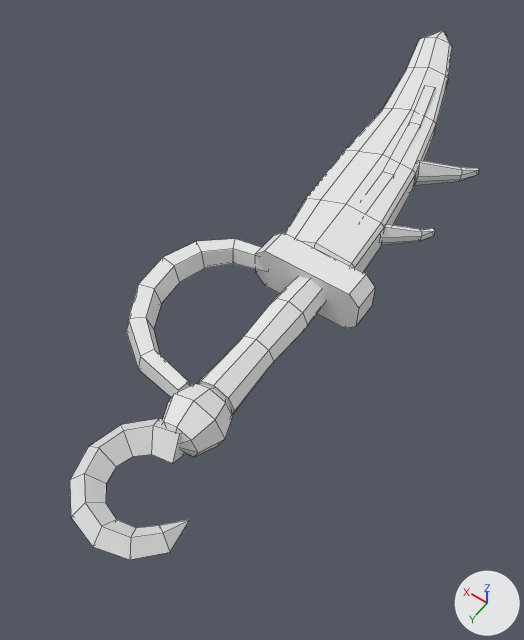
The FBX model roblox/art/weapons/dualblade_epic.fbx as it was, and as the next commit left it.
One viewpoint serves both versions: a camera (50 mm lens) standing at (-0.89, 1.41, 2.1) and looking at (0.15, -0.04, -0.17). The lights are fixed; the arrows at lower right show +X, +Y and +Z. The picture after the commit comes second. Mesh edges are drawn as thin lines. Where no turn or scale is listed for an object, it has been applied to the vertices.

In view in the first picture: 'Blade', 'Fuller', 'Grip', 'Guard', 'Pommel'.
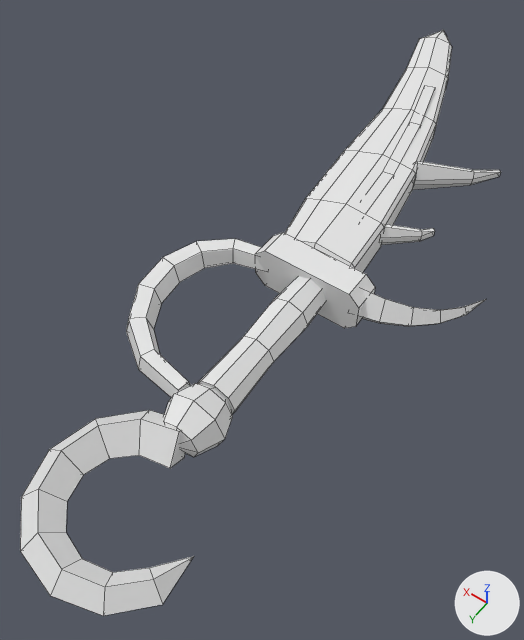
The change, as a list of edits to the scene's bpy script:
```text
Change me_blade_002:
    used by ob_blade; location = (0.0, 0.0, 0.0)
    before: 94 (0.0, -0.98, 0.06) at pixel (418, 160), 95 (0.01, -0.97, 0.05), 96 (-0.01, -0.97, 0.06) at pixel (419, 162), 97 (-0.01, -0.94, 0.0), 98 (-0.03, -0.95, -0.01) at pixel (416, 181)
    before: 99 (-0.03, -0.95, 0.01) at pixel (417, 176), 100 (0.01, -0.97, -0.05), 101 (0.0, -0.98, -0.06), 102 (-0.01, -0.97, -0.06) at pixel (414, 185), 103 (0.02, -1.0, 0.0)
    before: 104 (0.01, -1.01, 0.01), 105 (0.01, -1.01, -0.01), 107 (-0.16, -1.09, 0.03) at pixel (460, 167), 108 (-0.18, -1.07, -0.01) at pixel (460, 179), 109 (-0.18, -1.07, 0.01) at pixel (461, 174)
    before: 110 (-0.16, -1.09, -0.03), 112 (-0.15, -1.09, 0.01), 113 (-0.15, -1.09, -0.01), 114 (-0.21, -1.15, 0.01) at pixel (477, 167), 115 (-0.22, -1.14, 0.01) at pixel (478, 170)
    before: 116 (-0.22, -1.14, -0.01) at pixel (477, 174), 117 (-0.21, -1.15, -0.01)
    remove me_blade_002.from_pydata(...)  # 118 vertices, 124 faces; spans x -0.24..0.48, y -2.07..-0.28, z -0.09..0.09
    add me_blade_002.from_pydata(...)  # 118 vertices, 124 faces; spans x -0.31..0.48, y -2.07..-0.28, z -0.09..0.09
    me_blade_002 part 2
    add for i in [*range(107, 111), 112, 113]: me_blade_002.vertices[i].co += Vector((-0.05, -0.01, 0.0))
    add for i in [*range(114, 118)]: me_blade_002.vertices[i].co += Vector((-0.08, -0.04, 0.0))
    add for i in [103, 104, 105]: me_blade_002.vertices[i].co += Vector((0.0, 0.01, 0.0))
    add for i in [100, 101, 102]: me_blade_002.vertices[i].co += Vector((0.0, 0.02, -0.01))
    add for i in [94, 95, 96]: me_blade_002.vertices[i].co += Vector((0.0, 0.02, 0.01))
    add for i in [97, 98, 99]: me_blade_002.vertices[i].co += Vector((0.0, 0.03, 0.0))
    me_blade_002.vertices[106].co: (-0.17, -1.07, 0.03) -> (-0.22, -1.08, 0.04)  # pixel (461, 169) -> pixel (473, 171)
    me_blade_002.vertices[111].co: (-0.17, -1.07, -0.03) -> (-0.22, -1.08, -0.04)  # pixel (458, 181) -> pixel (469, 185)
Change me_pommel_002:
    used by ob_pommel; location = (0.0, 0.0, 0.0)
    remove me_pommel_002.from_pydata(...)  # 70 vertices, 70 faces; spans x -0.215..0.221, y 0.43..1.052, z -0.12..0.12
    add me_pommel_002.from_pydata(...)  # 70 vertices, 70 faces; spans x -0.294..0.316, y 0.43..1.225, z -0.12..0.12
    me_pommel_002 part 3: 37 of 70 vertices moved; they spanned x -0.215..0.221, y 0.572..1.052, z -0.07..0.07 and now span x -0.294..0.316, y 0.555..1.225, z -0.088..0.088; mean shift (0.018, 0.092, 0.0); largest move (-0.02, 1.052, 0.0) -> (-0.02, 1.225, 0.0)
Change me_guard_002:
    used by ob_guard; location = (0.0, 0.0, 0.0)
    remove me_guard_002.from_pydata(...)  # 56 vertices, 47 faces; spans x -0.21..0.547, y -0.26..0.518, z -0.1..0.1
    add me_guard_002.from_pydata(...)  # 77 vertices, 68 faces; spans x -0.56..0.547, y -0.5..0.518, z -0.1..0.1
    me_guard_002 part 1: a new loose piece of 21 vertices spanning x -0.56..-0.15, y -0.5..-0.14, z -0.087..0.087, in mat_dualblade_epic_guard (white #e7e7e7)
```

Changed parts and their boxes (x1, y1, x2, y2) in the pictures (524 x 640 px; the box of a moved part takes in the faces that stretch with it):
'Pommel', reshaped (30% wider, 31% taller): before (70, 383, 233, 560); after (20, 383, 233, 616)
'Blade', reshaped (11% wider): before (285, 30, 479, 272); after (285, 30, 500, 272)
'Guard', reshaped (44% wider): before (126, 232, 375, 397); after (126, 232, 486, 397)
part 1 of me_guard_002, added: after (359, 289, 486, 326)
part 2 of me_blade_002, moved or reshaped: before (415, 160, 479, 185); after (413, 161, 500, 190)
part 3 of me_pommel_002, moved or reshaped: before (70, 418, 189, 560); after (20, 410, 194, 616)
